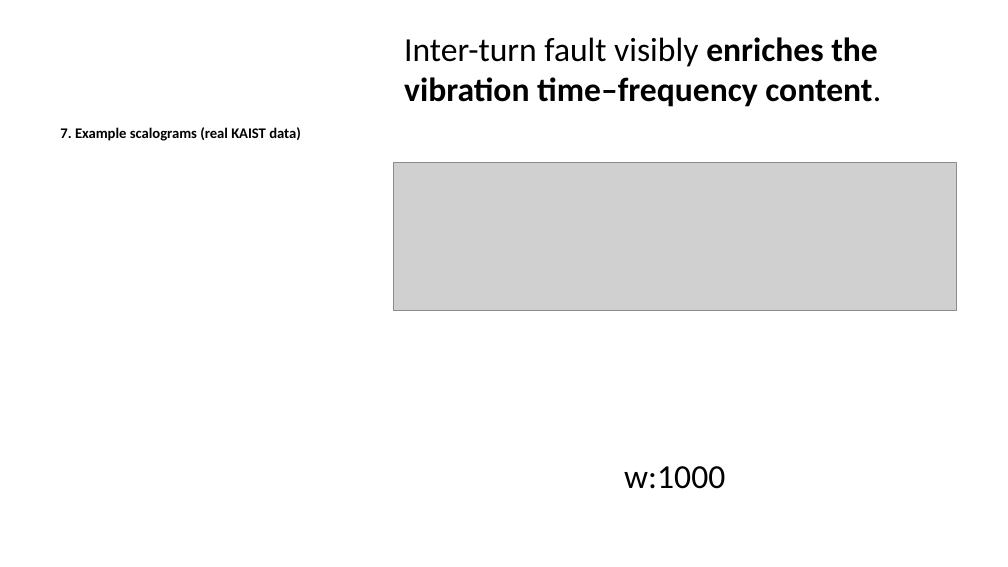
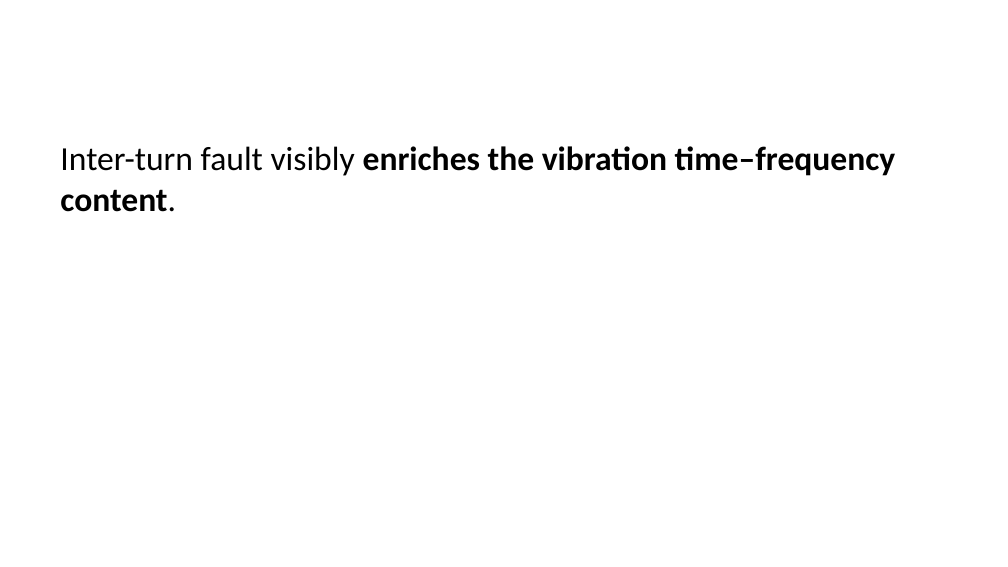
Before and after one commit to molhamfetnah/pmsm-fault-diagnosis-cnn-scalogram, a slide deck: slide 16 of docs/build/slides.pptx (slide 12 before the commit). Drawn at 1008x567 pixels with LibreOffice and Linux fonts; fonts in the diff are those of the drawing; grey boxes stand for pictures. Boxes give left, top, right and bottom in pixels: in the first picture for what was removed or moved away, otherwise in the second. Text is boxed around its words. In the diff, an @@ line names an element or a change of style, - is before the commit and + after.

```diff
--- a/docs/build/slides.pptx
+++ b/docs/build/slides.pptx
@@ text "Inter-turn fault visibly enriches the ..." rewrapped from (x1=404, y1=37, x2=881, y2=107) to (x1=60, y1=146, x2=896, y2=212) @@
@@ text removed at (x1=60, y1=127, x2=301, y2=141) @@
-7. Example scalograms (real KAIST data)
@@ picture removed at (x1=393, y1=162, x2=956, y2=310) @@
@@ text removed at (x1=624, y1=466, x2=725, y2=489) @@
-w:1000
```
Also in this commit, not shown: 4 other slides changed, 5 slides added, 20 other files.
